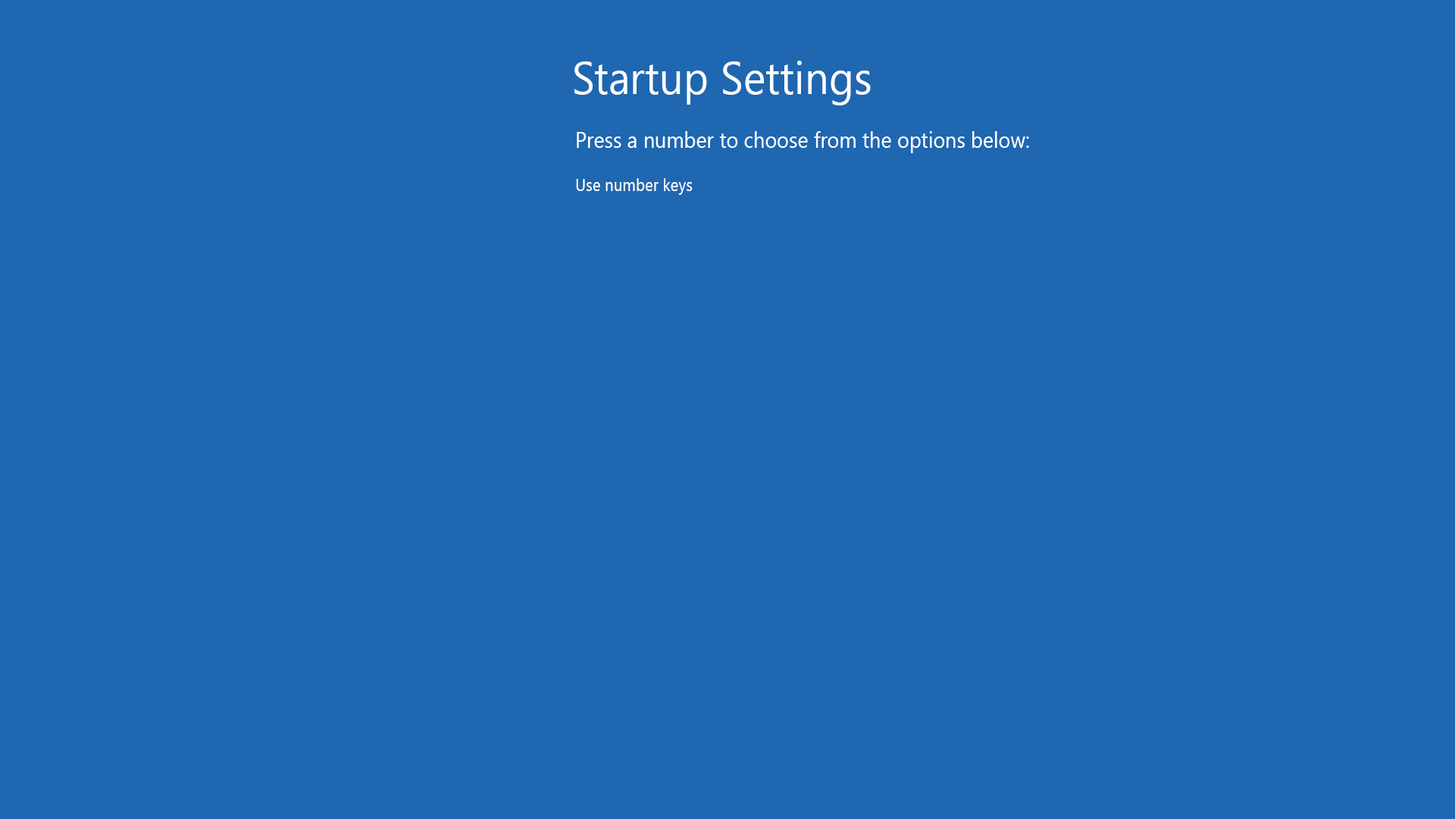
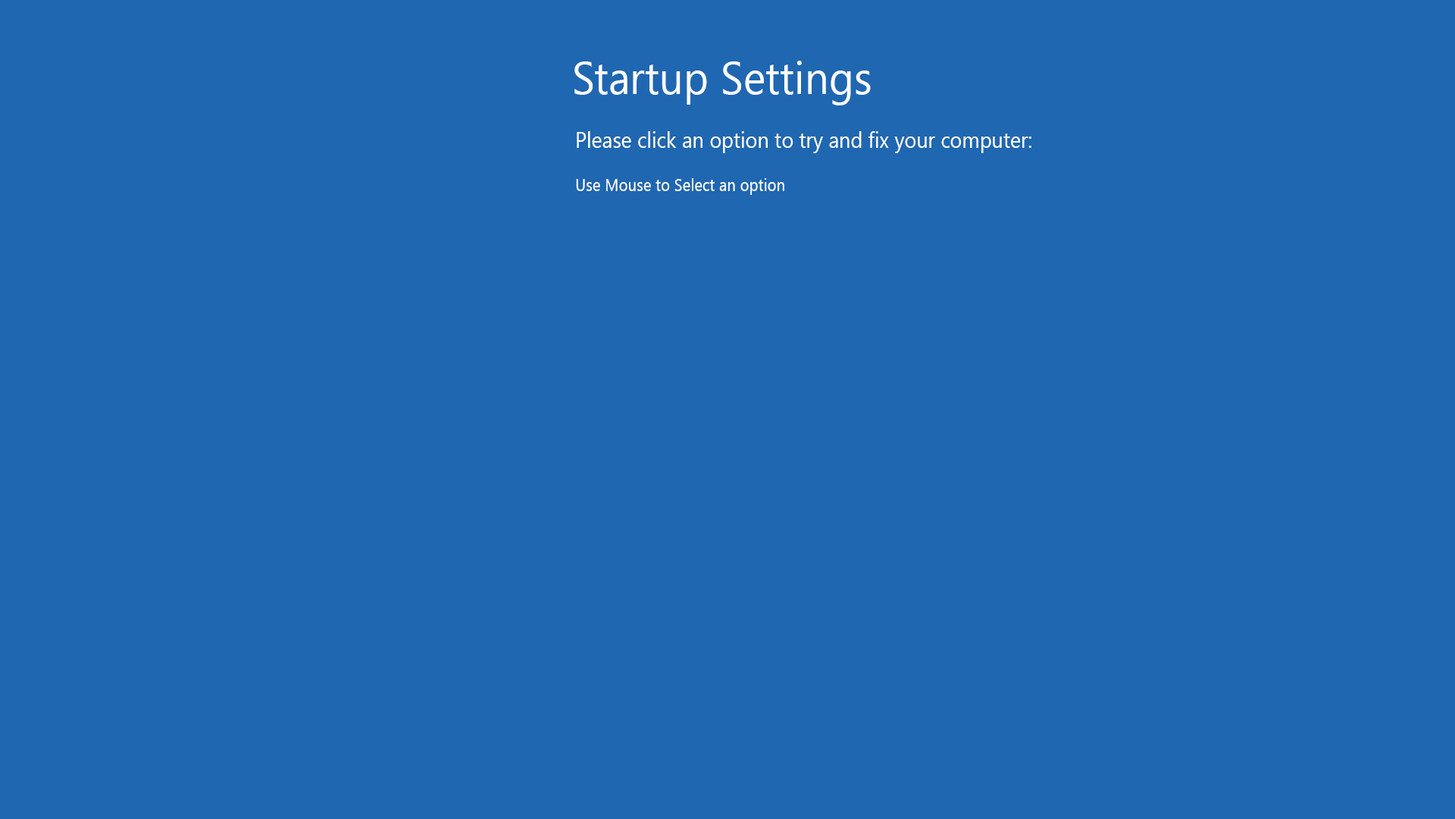
Revision of a layered 1455×819 image; what changed, layer by layer:
renamed "Press a number to choose from the options below:" to "Please click an option to try and fix your computer:", painted on it over (x1=588, y1=131, x2=1032, y2=154)
renamed "Use number keys" to "Use Mouse to Select an option", painted on it over (x1=605, y1=178, x2=785, y2=195)
